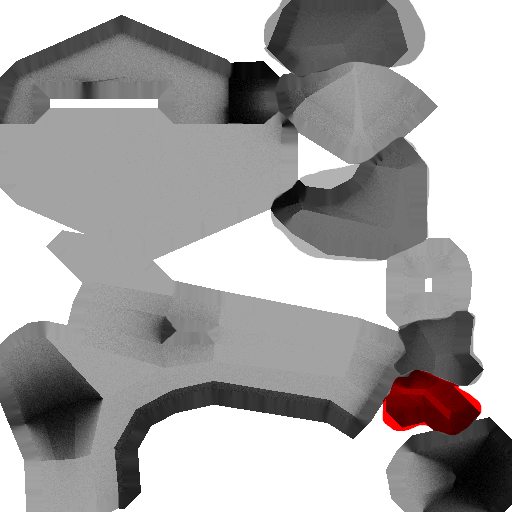
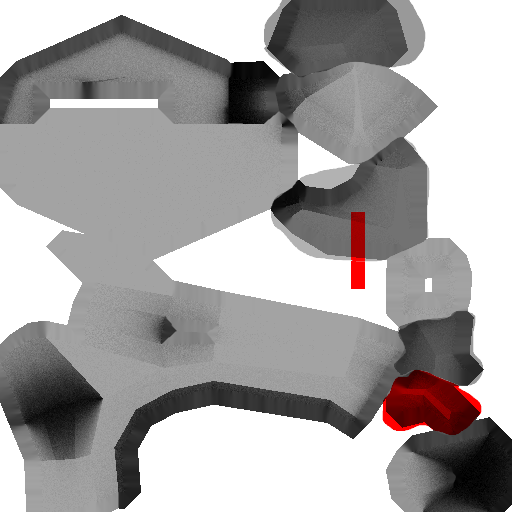
Before/after of a w=512, h=512 layered artwork. What changed in the layer stack:
painted on "レイヤー" over [351, 212, 365, 289]
